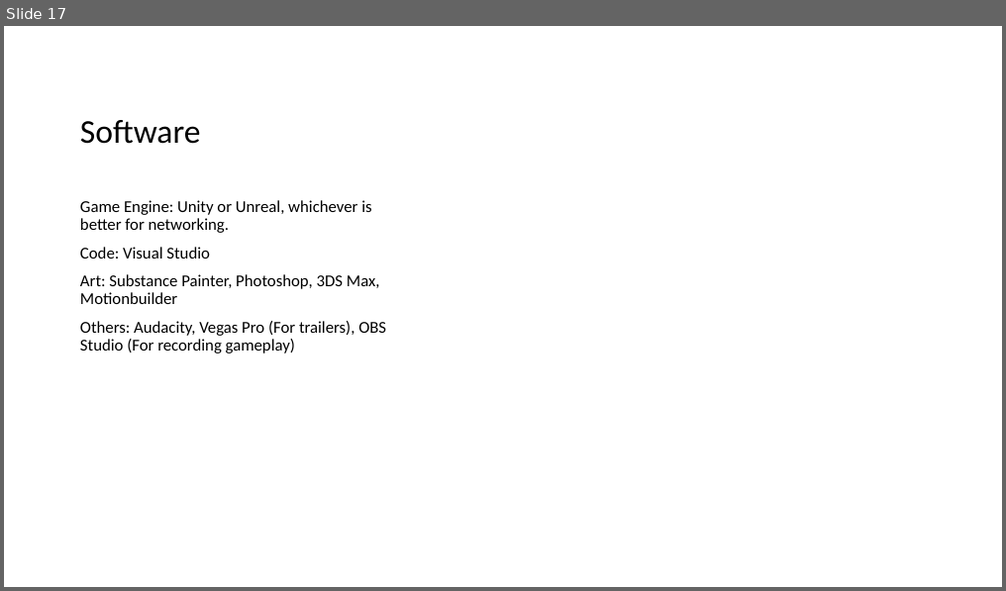
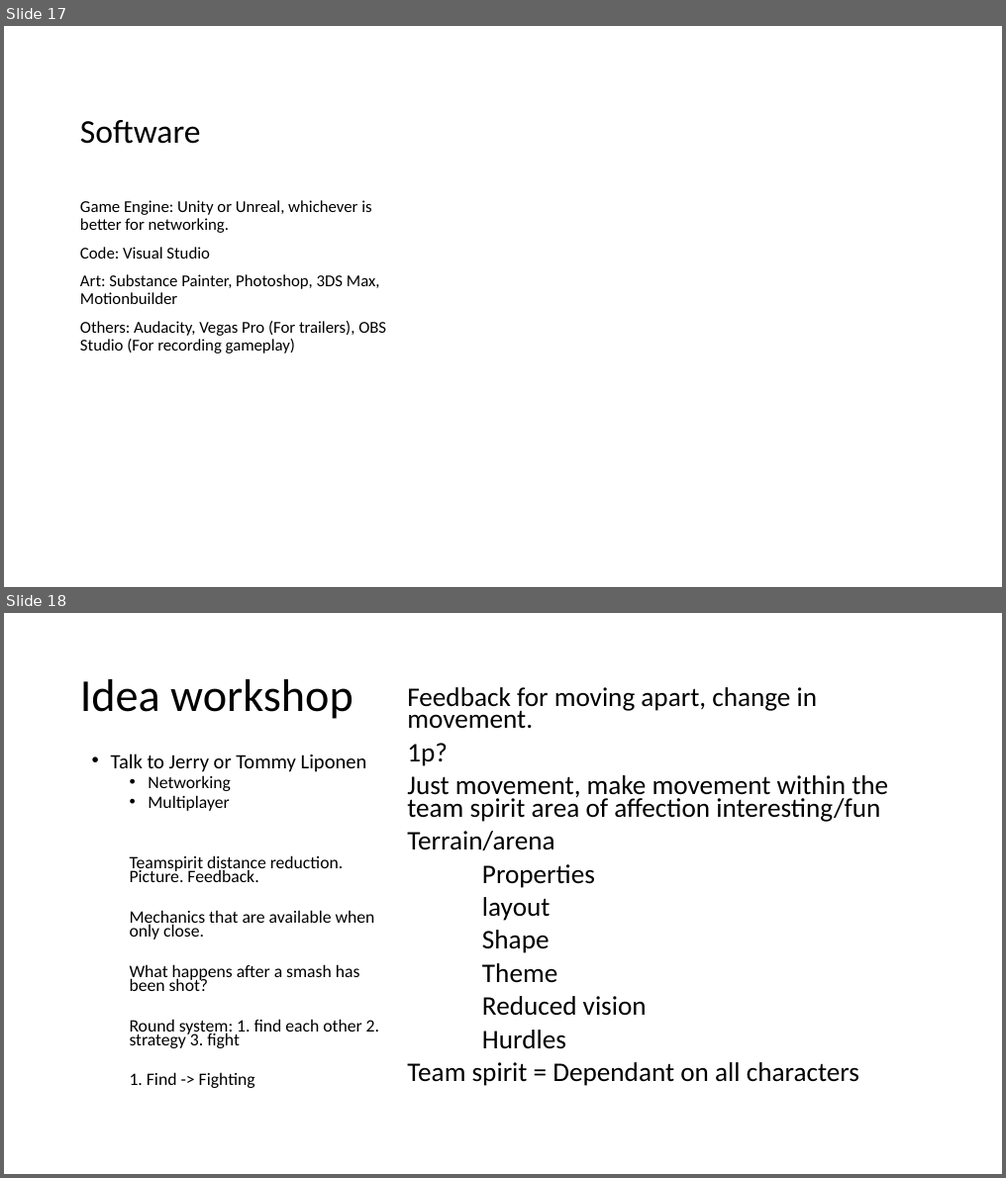
Before and after one commit to Piglettank/WomboCombo, a slide deck: Phase 2 - Writing down the details.pptx. Shown one above the other, each under a label of ours: slide 17 before the commit, slides 17 and 18 after it. The pictures are 1006x591 and 1006x1178 pixels, drawn with LibreOffice and Linux fonts; fonts in the diff are those of the drawing. Boxes give left, top, right and bottom in pixels: in the first picture for what was removed or moved away, otherwise in the second. Text is boxed around its words. In the diff, an @@ line names an element or a change of style, - is before the commit and + after.

Commit message:
After Mentoring lot to do

```diff
--- a/Phase 2 - Writing down the details.pptx
+++ b/Phase 2 - Writing down the details.pptx
@@ slide 18 added at bbox=[4, 613, 1002, 1174], background #FFFFFF @@
@@ title added at bbox=[80, 679, 353, 719], 44 pt, text #000000 @@
+Idea workshop
@@ text added at bbox=[407, 687, 888, 1086], 25.9 pt, text #000000 @@
+Feedback for moving apart, change in movement.
+1p?
+Just movement, make movement within the team spirit area of affection interesting/fun
+Terrain/arena
+Properties
+layout
+Shape
+Theme
+Reduced vision
+Hurdles
+Team spirit = Dependant on all characters
@@ text added at bbox=[111, 754, 379, 1088], 16.8 pt, text #000000 @@
+• Talk to Jerry or Tommy Liponen
+  • Networking
+  • Multiplayer
+  Teamspirit distance reduction. Picture. Feedback.
+  Mechanics that are available when only close.
+  What happens after a smash has been shot?
+  Round system: 1. find each other 2. strategy 3. fight
+  1. Find -> Fighting
```
Also in this commit, not shown: 6 slides changed, 1 other slide added, 2 other files.
